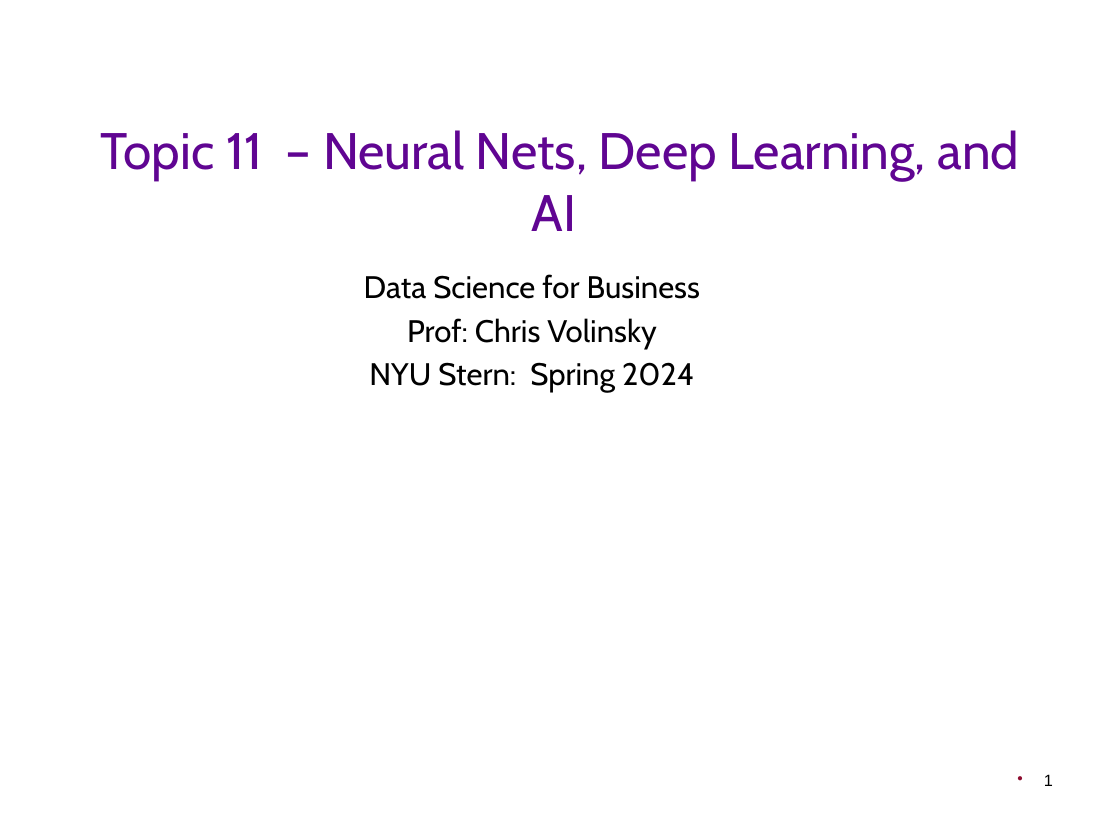
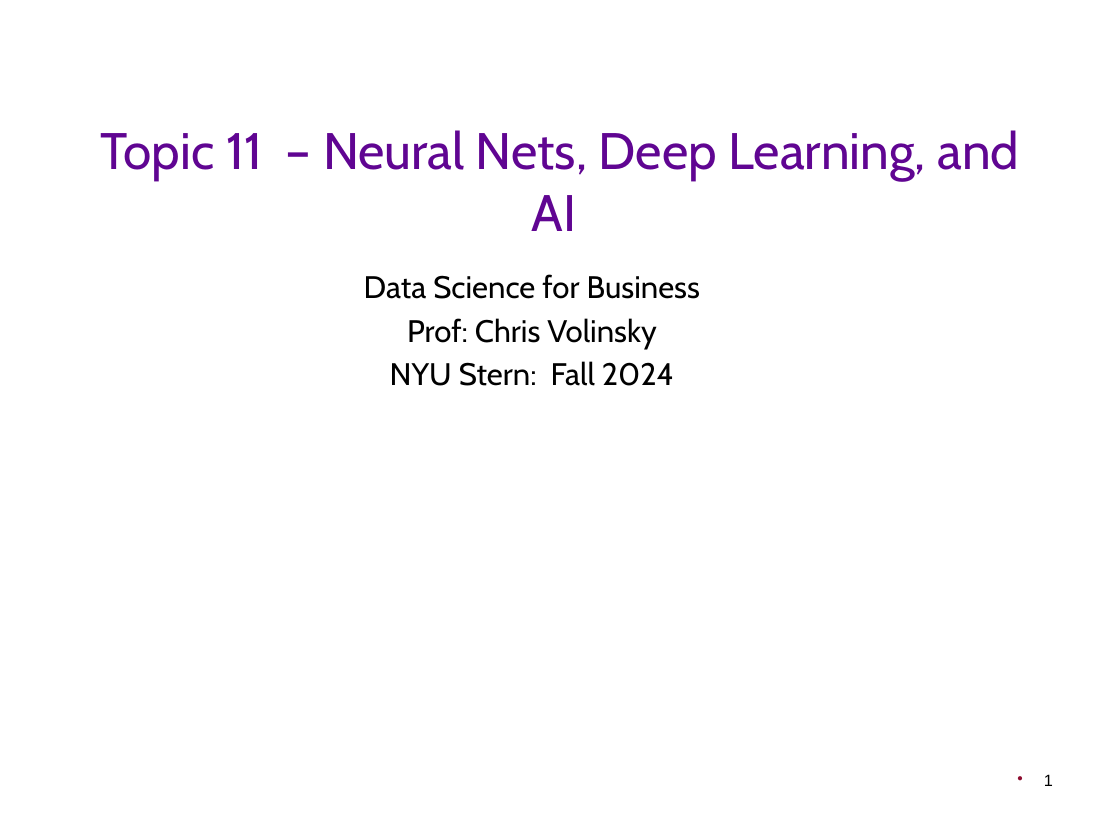
Before and after one commit to CTVisMe/DS4B-core, a slide deck: slide 1 of Slides/T11 - NeuralNetsAI.pptx. Drawn at 1120x840 pixels with LibreOffice and Linux fonts; fonts in the diff are those of the drawing; background and template pictures are left out. Boxes give left, top, right and bottom in pixels: in the first picture for what was removed or moved away, otherwise in the second. Text is boxed around its words. In the diff, an @@ line names an element or a change of style, - is before the commit and + after.

Commit message:
final sync Fall 24

```diff
--- a/Slides/T11 - NeuralNetsAI.pptx
+++ b/Slides/T11 - NeuralNetsAI.pptx
@@ subtitle at (x1=390, y1=361, x2=674, y2=386): text changed @@
-NYU Stern: Spring 2024
+NYU Stern: Fall 2024
```
Also in this commit, not shown: 2 other slides changed, 3 other files.
